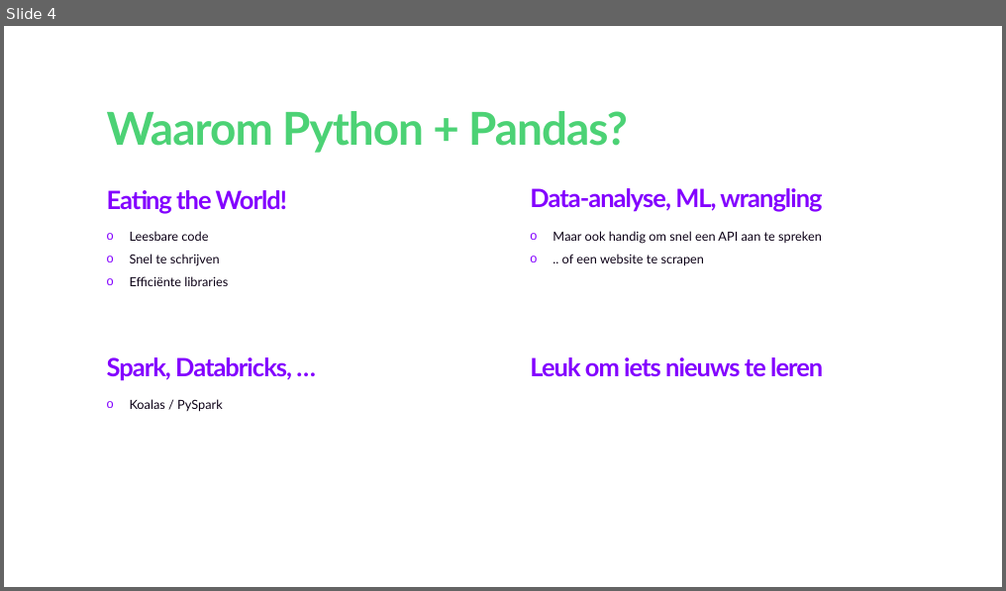
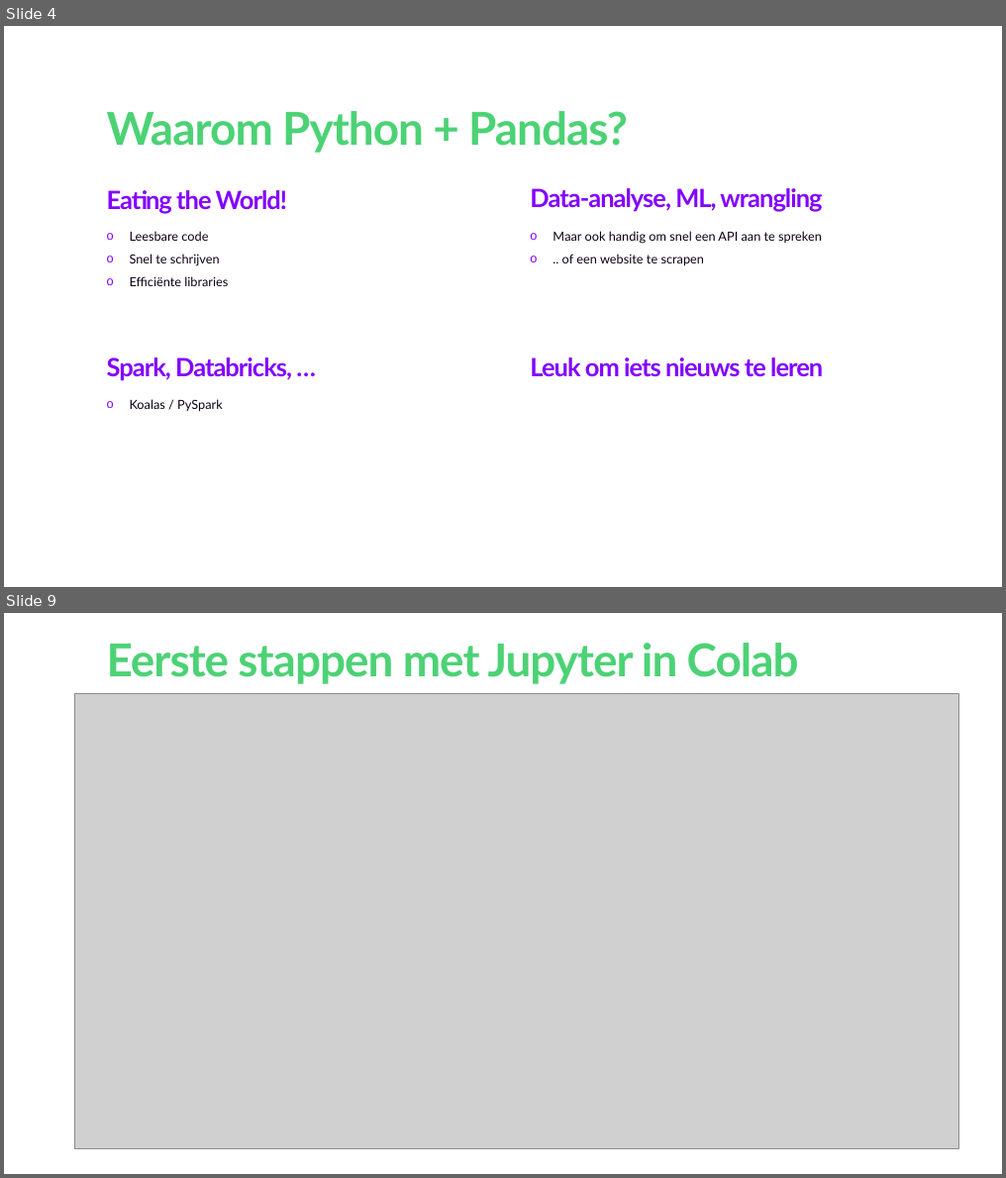
Before and after one commit to wortell-smart-learning/python-data-fundamentals, a slide deck: Python Fundamentals for Data Engineers and Data Scientists.pptx. Shown one above the other, each under a label of ours: slide 4 before the commit, slides 4 and 9 after it; the slides between them are not shown. The pictures are 1006x591 and 1006x1178 pixels, drawn with LibreOffice and Linux fonts; fonts in the diff are those of the drawing; grey boxes stand for pictures; background and template pictures are left out. Boxes give left, top, right and bottom in pixels: in the first picture for what was removed or moved away, otherwise in the second. Text is boxed around its words. In the diff, an @@ line names an element or a change of style, - is before the commit and + after.

```diff
--- a/Python Fundamentals for Data Engineers and Data Scientists.pptx
+++ b/Python Fundamentals for Data Engineers and Data Scientists.pptx
@@ slide 9 added at (4, 613, 1002, 1174), background #FFFFFF @@
@@ title added at (107, 643, 799, 684), 72 pt, text #4CD275, bold @@
+Eerste stappen met Jupyter in Colab
@@ picture added at (74, 693, 958, 1149) @@
```
Also in this commit, not shown: 3 slides changed, 8 other slides added, 1 other file.
